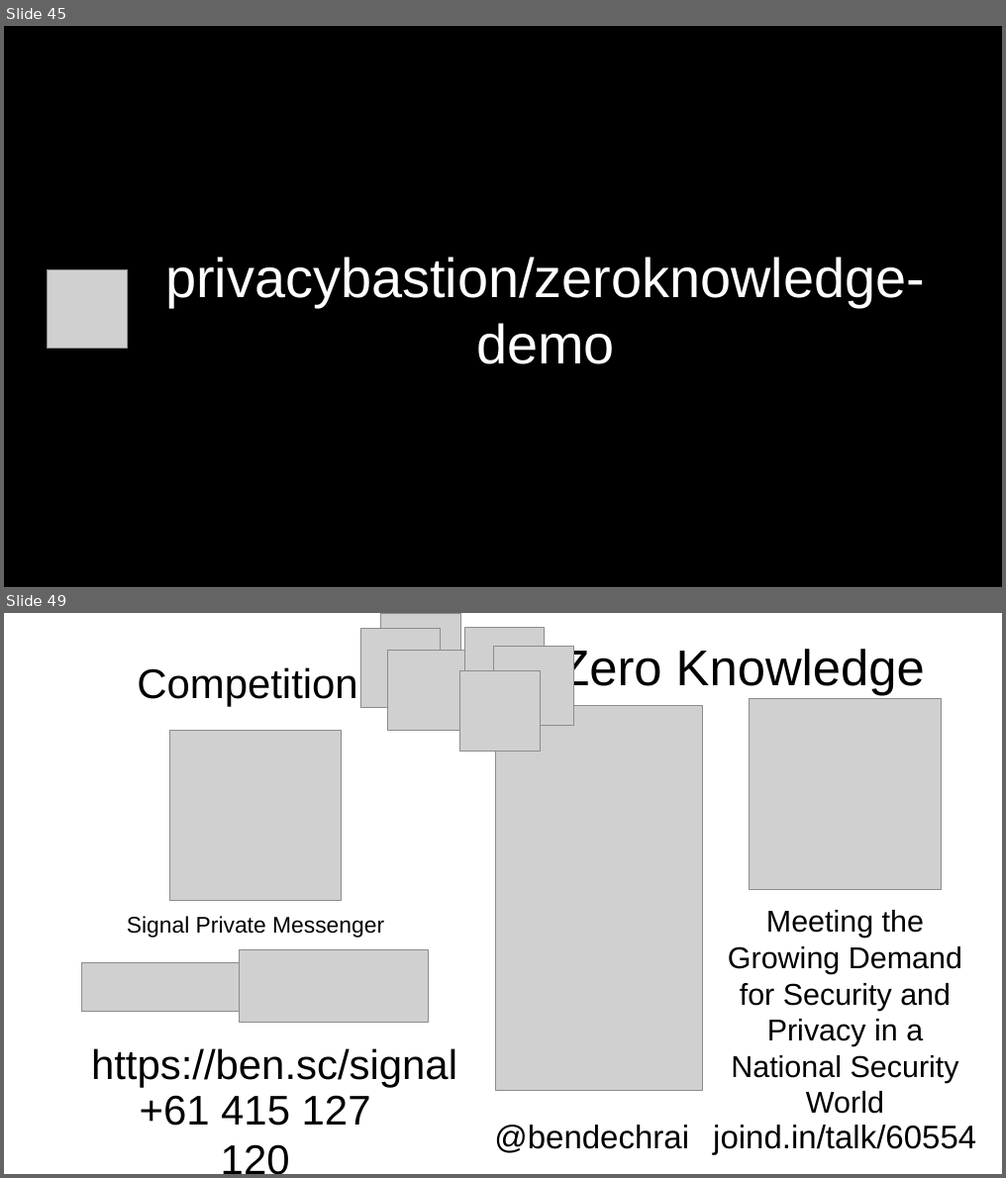
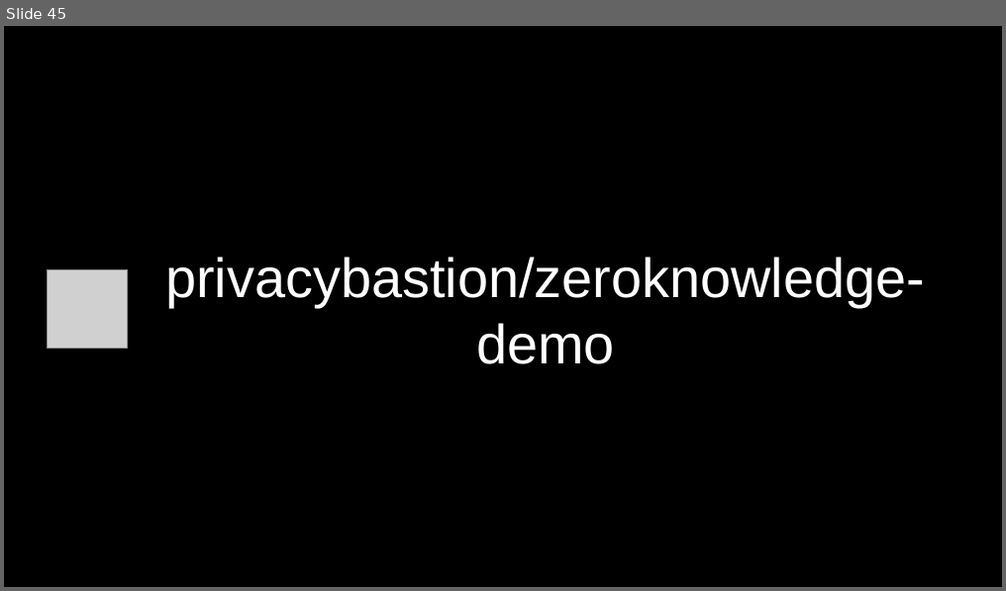
Before and after one commit to privacybastion/zeroknowledge-presentation, a slide deck: Zero Knowledge.odp. Shown one above the other, each under a label of ours: slides 45 and 49 before the commit, slide 45 after it; the slides between them are not shown. The pictures are 1006x1178 and 1006x591 pixels, drawn with LibreOffice and Linux fonts; fonts in the diff are those of the drawing; grey boxes stand for pictures. Boxes give left, top, right and bottom in pixels: in the first picture for what was removed or moved away, otherwise in the second. Text is boxed around its words. In the diff, an @@ line names an element or a change of style, - is before the commit and + after.

```diff
--- a/Zero Knowledge.odp
+++ b/Zero Knowledge.odp
@@ slide 49 removed at (4, 613, 1002, 1174), background #FFFFFF @@
@@ picture removed at (360, 629, 441, 708) @@
@@ picture removed at (381, 613, 460, 692) @@
@@ picture removed at (465, 628, 546, 708) @@
@@ title removed at (137, 665, 369, 707) @@
-Competition!
@@ picture removed at (388, 651, 467, 730) @@
@@ picture removed at (460, 671, 541, 753) @@
@@ picture removed at (494, 646, 574, 726) @@
@@ text removed at (558, 646, 925, 696) @@
-Zero Knowledge
@@ picture removed at (749, 698, 941, 889) @@
@@ picture removed at (169, 731, 342, 900) @@
@@ picture removed at (496, 705, 702, 1090) @@
@@ text removed at (127, 916, 384, 938) @@
-Signal Private Messenger
@@ text removed at (728, 910, 962, 1114) @@
-Meeting the Growing Demand for Security and Privacy in a National Security World
@@ picture removed at (82, 962, 246, 1011) @@
@@ picture removed at (240, 950, 429, 1023) @@
@@ text removed at (91, 1049, 457, 1087) @@
-https://ben.sc/signal
@@ title removed at (140, 1095, 371, 1126) @@
-+61 415 127 120
@@ text removed at (494, 1125, 689, 1154) @@
-@bendechrai
@@ text removed at (713, 1125, 976, 1156) @@
-joind.in/talk/60554
```
Also in this commit, not shown: 42 slides changed, 2 other slides removed.
